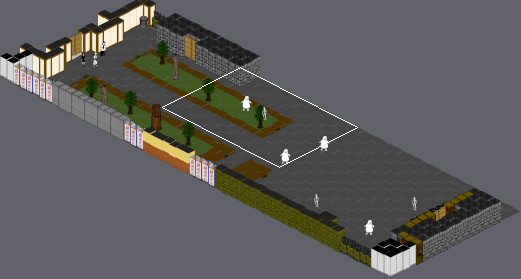
An edit to a level. Tiled map, src/data/streets01.tmx. Above, an overview of the earlier version with the close-up marked.
Close-up. Before:
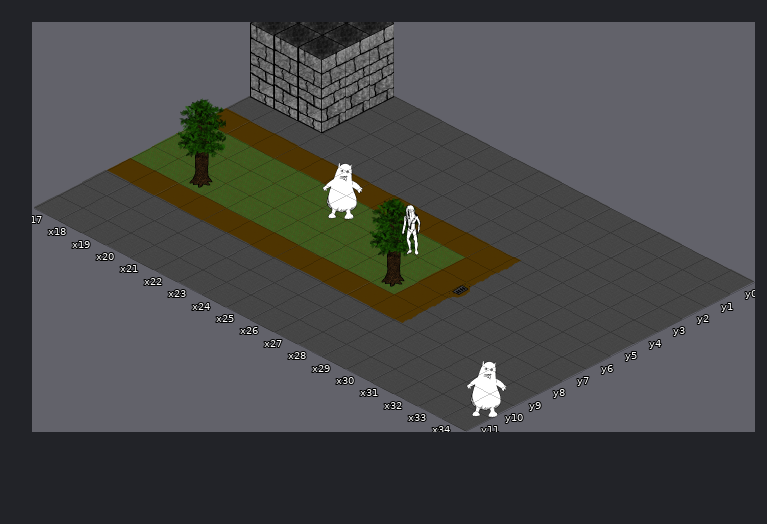
Cells are 250x129 px. Isometric: x runs down to the right, y down to the left. Shown: x 17..34, y 0..11. The commit also changed other parts of the map, which this record leaves out.
Now the later version:
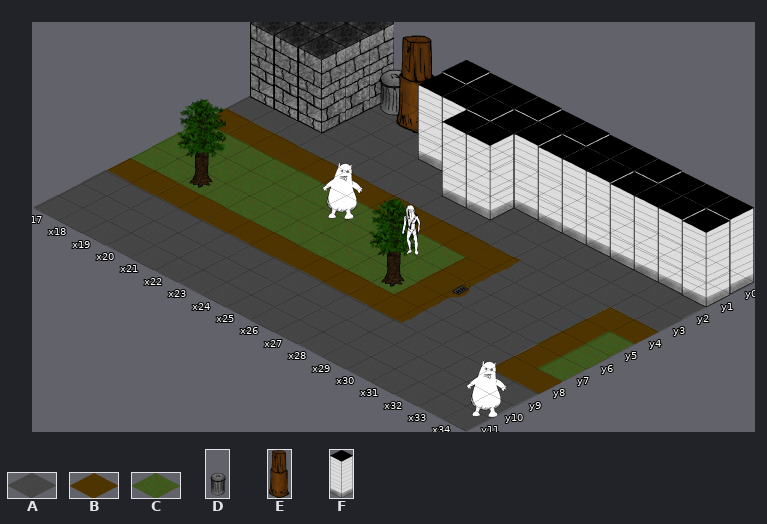
Key: from "tiles250x129": A 7, B 8, C 16; from "walls250x512": D 12, E 14, F 28.
_ is an empty cell.
The exact change:
Layer "background_layer":
Tile A becomes tile B in row 4 at x 33 to 34; in rows 5 to 7 at x 33; in row 8 at x 33 to 34.
Tile A becomes tile C in rows 5 to 7 at x 34.
Layer "walls_layer":
The author put tile D in row 0 at x 20.
The author put tile E in row 0 at x 21.
The author put tile F in rows 0 to 1 at x 23 to 34; in row 2 at x 25 to 26.
Where, in picture pixels (left, top, right, bottom), the same in both close-ups:
added: (379, 35, 754, 307)
changed: (495, 307, 658, 394)
